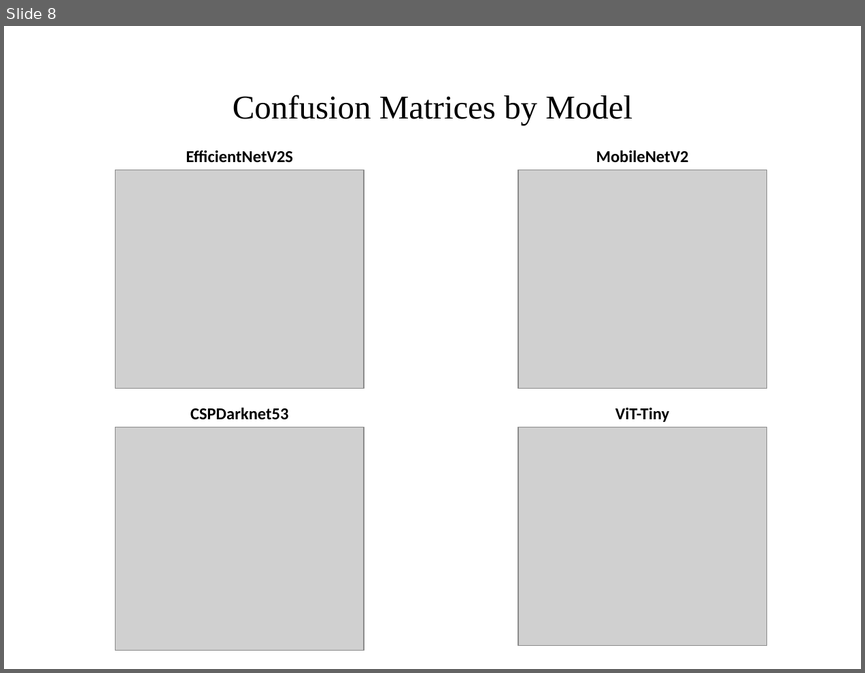
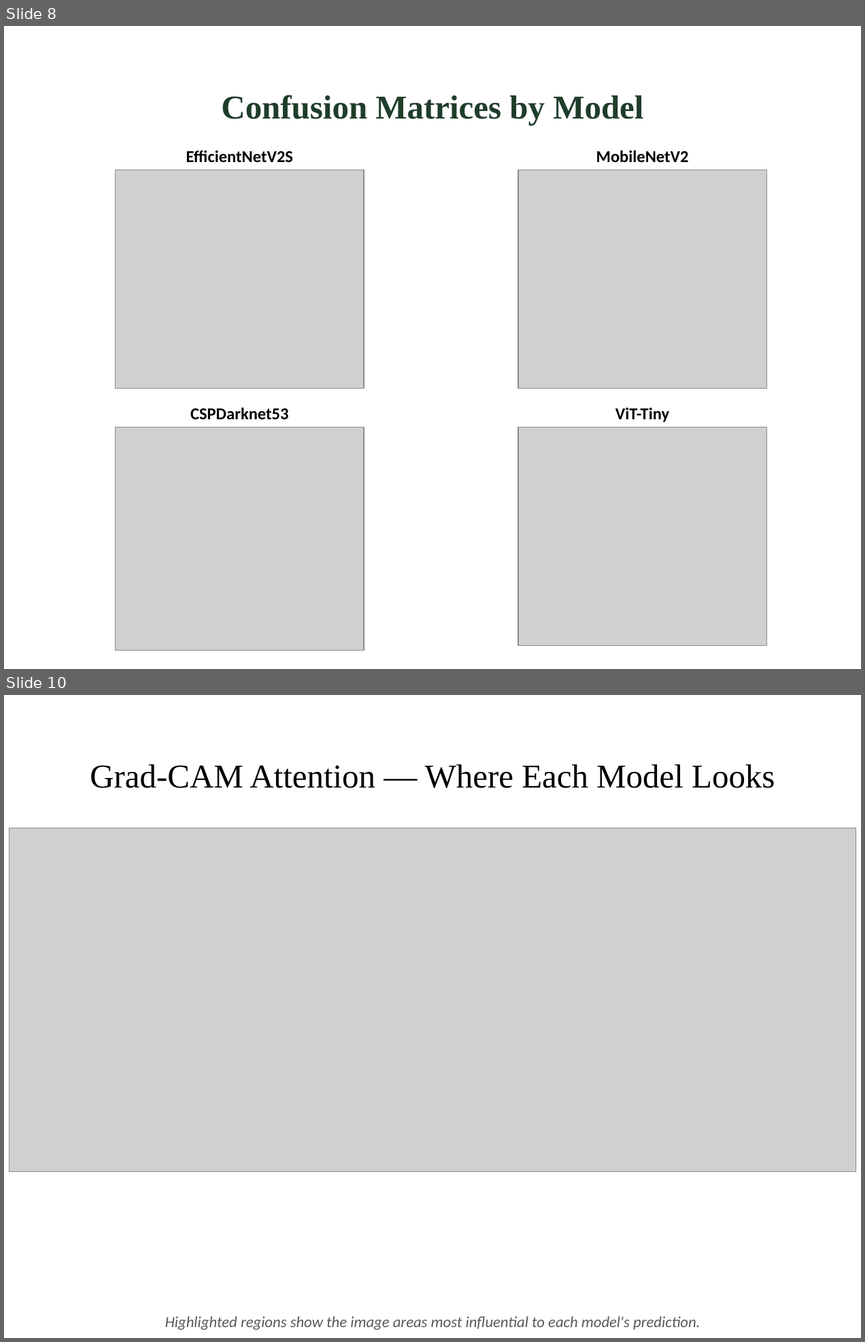
Before and after one commit to IritaSee/anggrek, a slide deck: docs/coelogyne_results_botany_academic.pptx. Shown one above the other, each under a label of ours: slide 8 before the commit, slides 8 and 10 after it; the slides between them are not shown. The pictures are 865x673 and 865x1342 pixels, drawn with LibreOffice and Linux fonts; fonts in the diff are those of the drawing; grey boxes stand for pictures. Boxes give left, top, right and bottom in pixels: in the first picture for what was removed or moved away, otherwise in the second. Text is boxed around its words. In the diff, an @@ line names an element or a change of style, - is before the commit and + after.

Commit message:
update result and design

```diff
--- a/docs/coelogyne_results_botany_academic.pptx
+++ b/docs/coelogyne_results_botany_academic.pptx
@@ slide 10 added at (x1=4, y1=695, x2=861, y2=1338), background #FFFFFF @@
@@ title added at (x1=90, y1=764, x2=774, y2=788), 28 pt, text #000000 @@
+Grad-CAM Attention — Where Each Model Looks
@@ picture added at (x1=9, y1=828, x2=855, y2=1172) @@
@@ text added at (x1=165, y1=1316, x2=700, y2=1329), 13 pt, text #595959, italic @@
+Highlighted regions show the image areas most influential to each model's prediction.
@@ slide 8 changed as well @@
@@ title "Confusion Matrices by Model" at (x1=221, y1=95, x2=643, y2=125): text colour #000000 to #1F3D2B, bold on @@
```
Also in this commit, not shown: 13 other slides changed, 2 other slides added, 1 slide removed.
